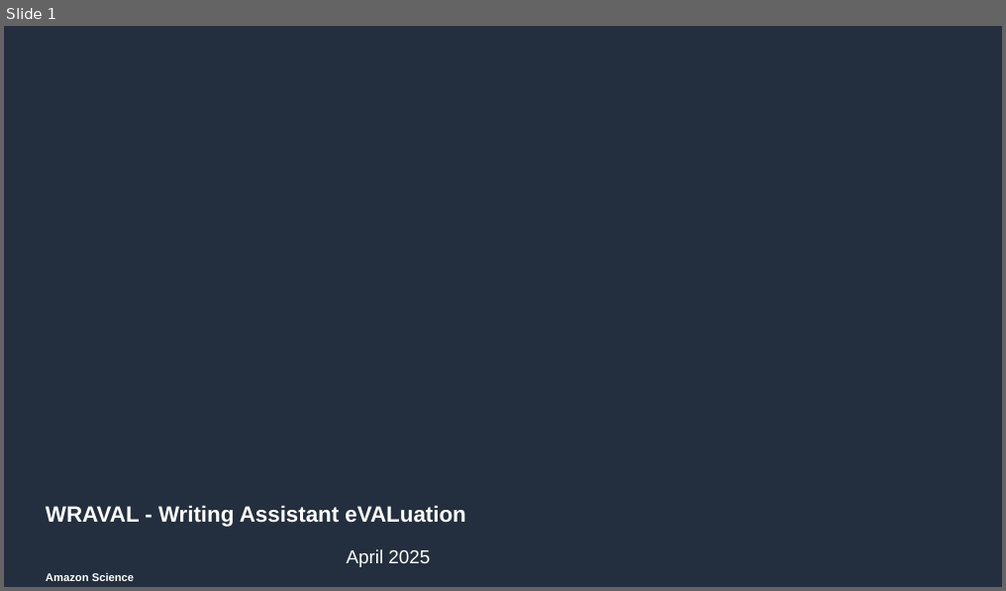
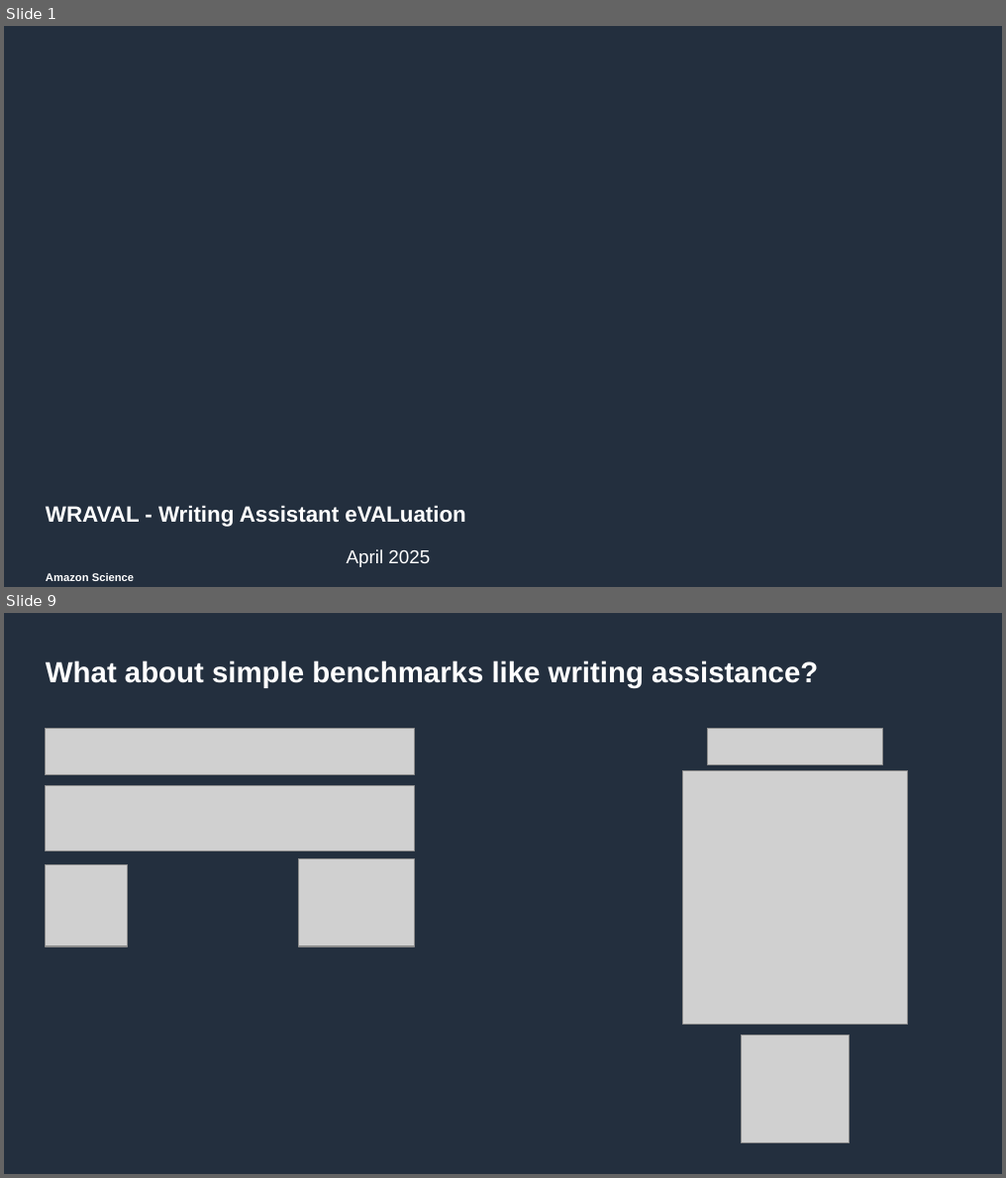
Before and after one commit to amazon-science/wraval, a slide deck: resources/wraval_presentation.pptx. Shown one above the other, each under a label of ours: slide 1 before the commit, slides 1 and 9 after it; the slides between them are not shown. The pictures are 1006x591 and 1006x1178 pixels, drawn with LibreOffice and Linux fonts; fonts in the diff are those of the drawing; grey boxes stand for pictures; background and template pictures are left out. Boxes give left, top, right and bottom in pixels: in the first picture for what was removed or moved away, otherwise in the second. Text is boxed around its words. In the diff, an @@ line names an element or a change of style, - is before the commit and + after.

```diff
--- a/resources/wraval_presentation.pptx
+++ b/resources/wraval_presentation.pptx
@@ slide 9 added at (4,613,1002,1174), background #232F3E @@
@@ title added at (46,661,818,688), 21 pt, text #FFFFFF, bold @@
+What about simple benchmarks like writing assistance?
@@ picture added at (45,729,414,775) @@
@@ picture added at (708,729,882,765) @@
@@ picture added at (46,785,414,852) @@
@@ picture added at (682,770,907,1024) @@
@@ picture added at (45,864,127,947) @@
@@ picture added at (298,860,414,948) @@
@@ picture added at (742,1035,849,1143) @@
```
Also in this commit, not shown: 6 slides changed, 11 other slides added, 5 slides removed, 5 other files.
